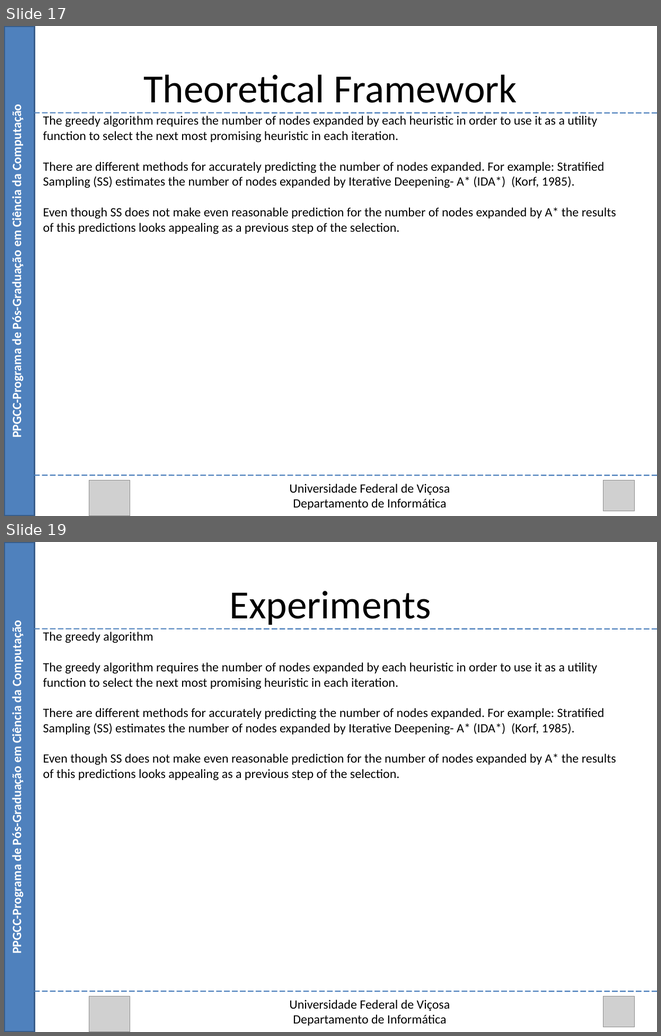
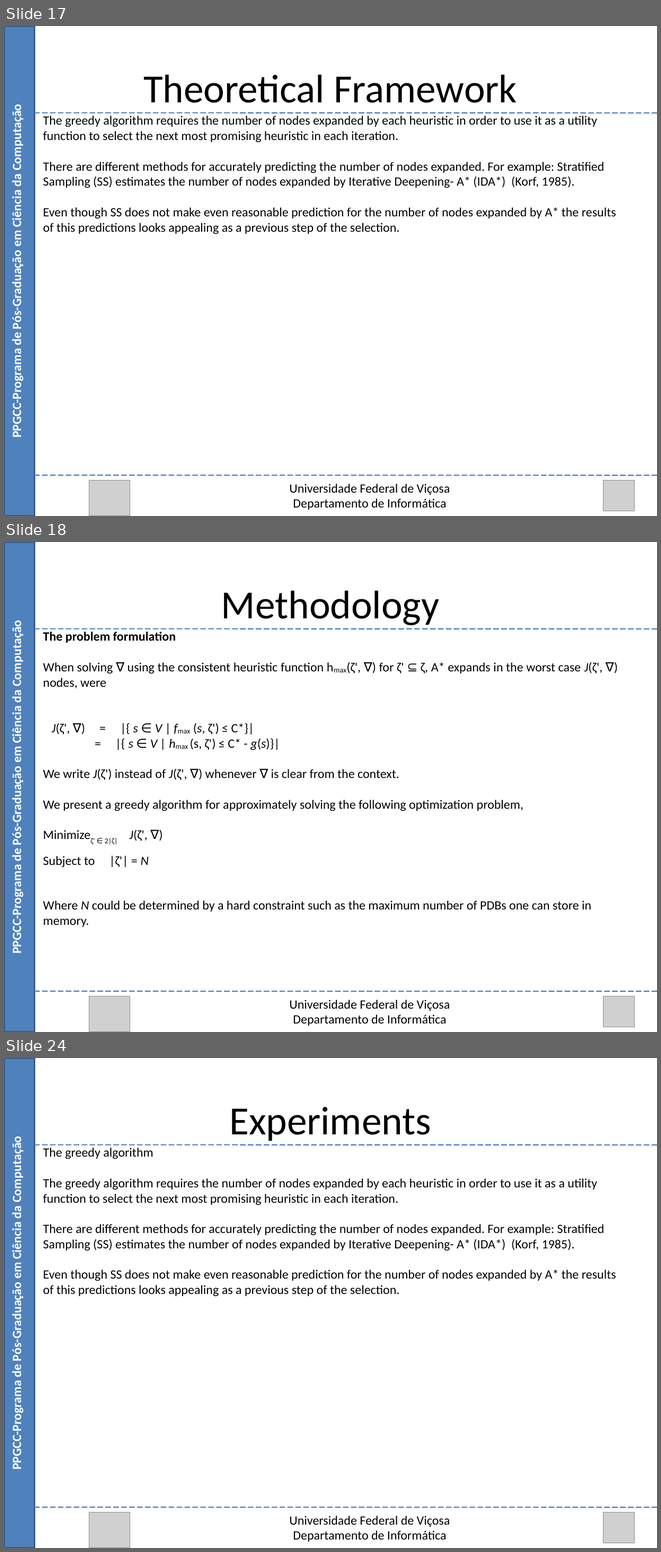
Before and after one commit to Marvinsky/research-marvin, a slide deck: latex/odp/selection heuristics.odp. Shown one above the other, each under a label of ours: slides 17 and 19 before the commit, slides 17, 18 and 24 after it; the slides between them are not shown. The pictures are 661x1036 and 661x1552 pixels, drawn with LibreOffice and Linux fonts; fonts in the diff are those of the drawing; grey boxes stand for pictures. Boxes give left, top, right and bottom in pixels: in the first picture for what was removed or moved away, otherwise in the second. Text is boxed around its words. In the diff, an @@ line names an element or a change of style, - is before the commit and + after.

```diff
--- a/latex/odp/selection heuristics.odp
+++ b/latex/odp/selection heuristics.odp
@@ slide 18 added at (4,542,657,1032), background #FFFFFF @@
@@ rectangle added at (4,542,35,1032), fill #4F81BD, outline #385D8A 2.01 pt @@
@@ text added at (221,590,439,625), 44 pt, text #000000 @@
+Methodology
@@ text added at (9,626,24,951), 14 pt, text #FFFFFF, bold @@
+PPGCC-Programa de Pós-Graduação em Ciência da Computação
@@ line added from (35, 629) to (657, 629), #4A7EBB 1.25 pt @@
@@ text added at (43,632,602,927), 14 pt, text #000000 @@
+The problem formulation
+When solving ∇ using the consistent heuristic function hmax(ζ', ∇) for ζ' ⊆ ζ, A* expands in the worst case J(ζ', ∇) nodes, were
+J(ζ', ∇) = |{ s ∈ V | fmax (s, ζ') ≤ C*}|
+= |{ s ∈ V | hmax (s, ζ') ≤ C* - g(s)}|
+We write J(ζ') instead of J(ζ', ∇) whenever ∇ is clear from the context.
+We present a greedy algorithm for approximately solving the following optimization problem,
+Minimizeζ' ∈ 2|ζ| J(ζ', ∇)
+Subject to |ζ'| = N
+Where N could be determined by a hard constraint such as the maximum number of PDBs one can store in memory.
@@ line added from (35, 991) to (657, 991), #4A7EBB 1.25 pt @@
@@ picture added at (89,996,130,1032) @@
@@ text added at (289,999,450,1025), 14 pt, text #000000 @@
+Universidade Federal de Viçosa
+Departamento de Informática
@@ picture added at (603,996,634,1026) @@
@@ what was slide 19 is now slide 24 @@
```
Also in this commit, not shown: 1 slide changed, 4 other slides added.
